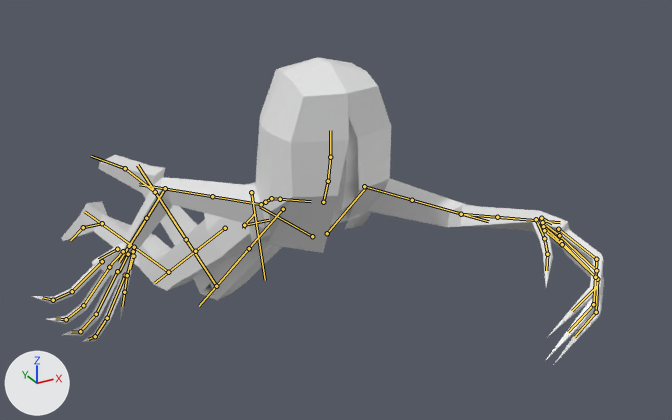
What one commit did to the FBX model Assets/Ghost/Models/sk_ghost_run.fbx.
One viewpoint serves both versions: a camera (50 mm lens) standing at (-0.962, -2.161, 1.996) and looking at (0.078, -0.27, 1.05). Arrows for +X, +Y and +Z are at lower left; the lights stay in place. The older version comes first. Both versions are drawn at frame 8 of the action 'Scene'; the numbers are the values there. The bones that change, and the others that lie on the model, are drawn over the model as lines.

In view in the first picture: 'GHOST'.
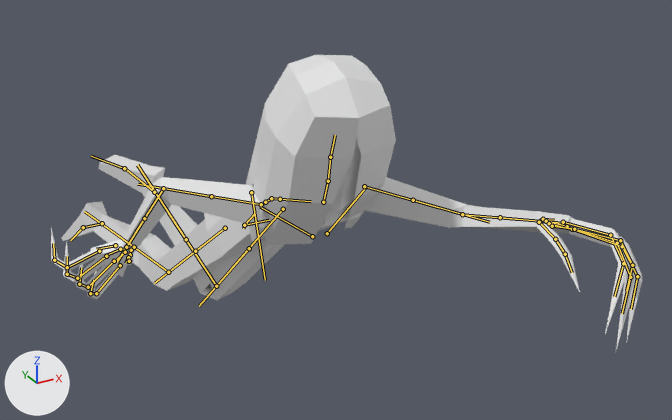
The edits, one by one:
Bone 'DEF-hand.L' (bone_def_hand_l) moves from (-0.001, -0.008, -0.001) to (-0.001, -0.004, 0.0).
Bone 'DEF-hand.L' (bone_def_hand_l) turns from (-19, -38, -20) to (-6, -17, -8) degrees about its own x, y and z.
Bone 'DEF-hand.R' (bone_def_hand_r) moves from (0.002, -0.01, -0.001) to (0.001, -0.006, -0.001).
Bone 'DEF-hand.R' (bone_def_hand_r) turns from (7, 22, -27) to (-13, 17, 7) degrees about its own x, y and z.
Bone 'DEF-spine.006' (bone_def_spine_006) turns from (0, 0, 0) to (20, 0, 0) degrees about its own x, y and z.

What differs and where, as boxes (x1, y1, x2, y2) in the pictures (672 x 420 px):
'GHOST', posed
    before: (31, 57, 604, 364)
    after: (51, 55, 642, 350)
bone 'DEF-hand.L', root to tip
    before: (537, 220) to (545, 226)
    after: (540, 221) to (550, 223)
bone 'DEF-hand.R', root to tip
    before: (129, 246) to (123, 254)
    after: (126, 247) to (120, 251)
bone 'DEF-spine.006', root to tip
    before: (330, 157) to (330, 130)
    after: (330, 157) to (335, 135)
